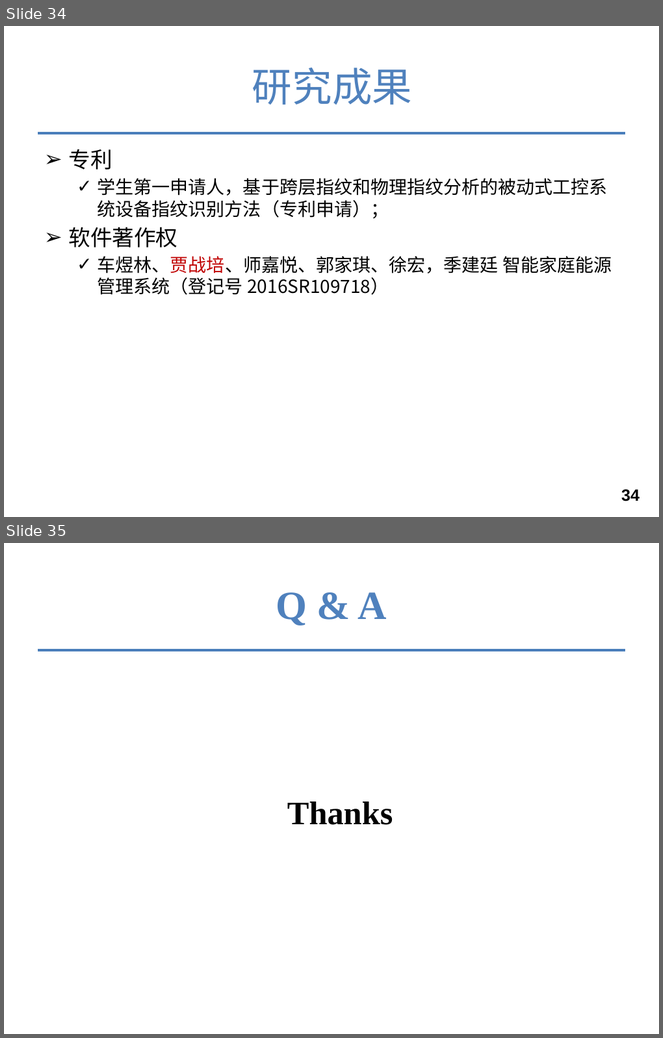
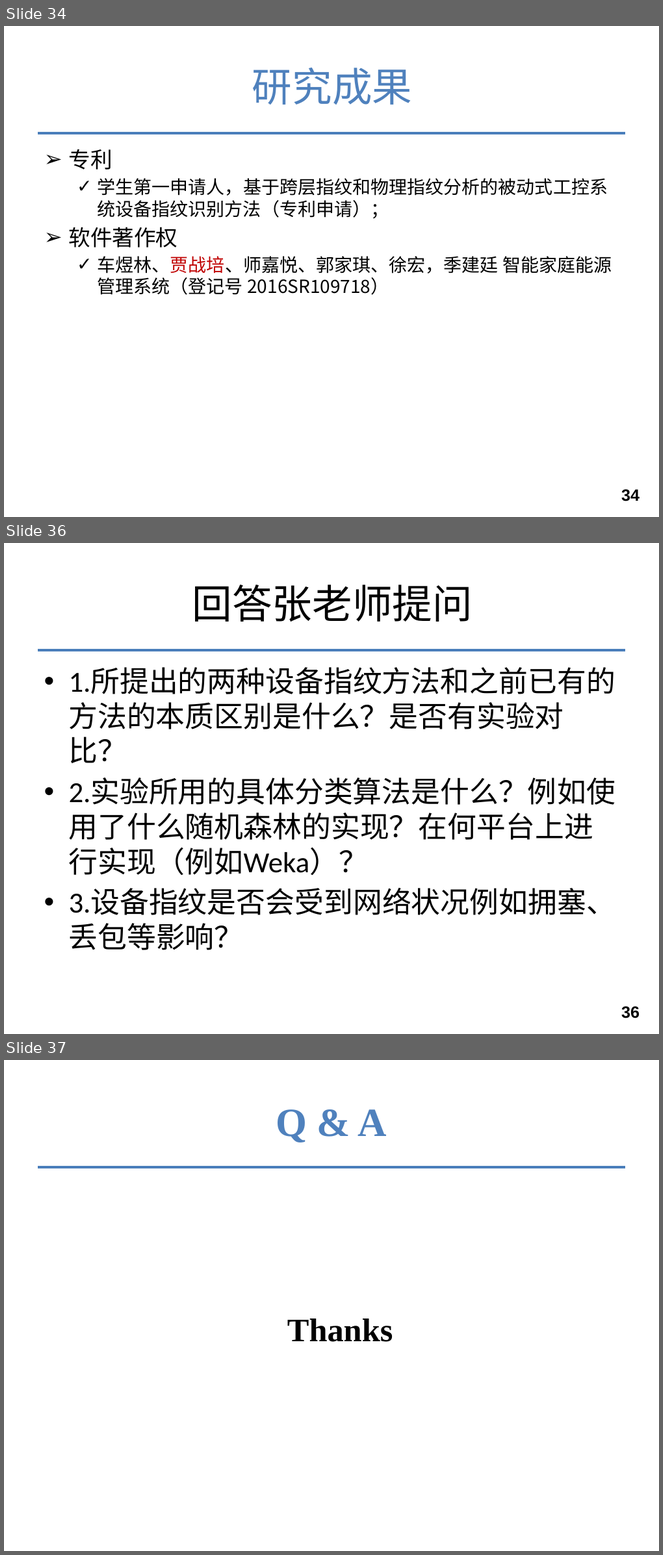
Before and after one commit to tianwen2017111/graduate_git, a slide deck: 余天文-硕5033班.pptx. Shown one above the other, each under a label of ours: slides 34 and 35 before the commit, slides 34, 36 and 37 after it; the slides between them are not shown. The pictures are 663x1038 and 663x1555 pixels, drawn with LibreOffice and Linux fonts; fonts in the diff are those of the drawing; background and template pictures are left out. Boxes give left, top, right and bottom in pixels: in the first picture for what was removed or moved away, otherwise in the second. Text is boxed around its words. In the diff, an @@ line names an element or a change of style, - is before the commit and + after.

Commit message:
修改随机森林原理，修改页码

```diff
--- a/余天文-硕5033班.pptx
+++ b/余天文-硕5033班.pptx
@@ slide 36 added at box(4, 543, 659, 1034), background #FFFFFF; not listed: 1 template element that a slide beside it also shows @@
@@ title added at box(192, 585, 473, 622), 44 pt, text #000000 @@
+回答张老师提问
@@ text added at box(69, 668, 616, 951), 32 pt, text #000000 @@
+• 1.所提出的两种设备指纹方法和之前已有的方法的本质区别是什么？是否有实验对比？
+• 2.实验所用的具体分类算法是什么？例如使用了什么随机森林的实现？在何平台上进行实现（例如Weka）？
+• 3.设备指纹是否会受到网络状况例如拥塞、丢包等影响？
@@ page number added at box(622, 1006, 640, 1019), 18 pt, text #000000, bold @@
+36
@@ what was slide 35 is now slide 37 @@
```
Also in this commit, not shown: 1 other slide added, 4 other files.
